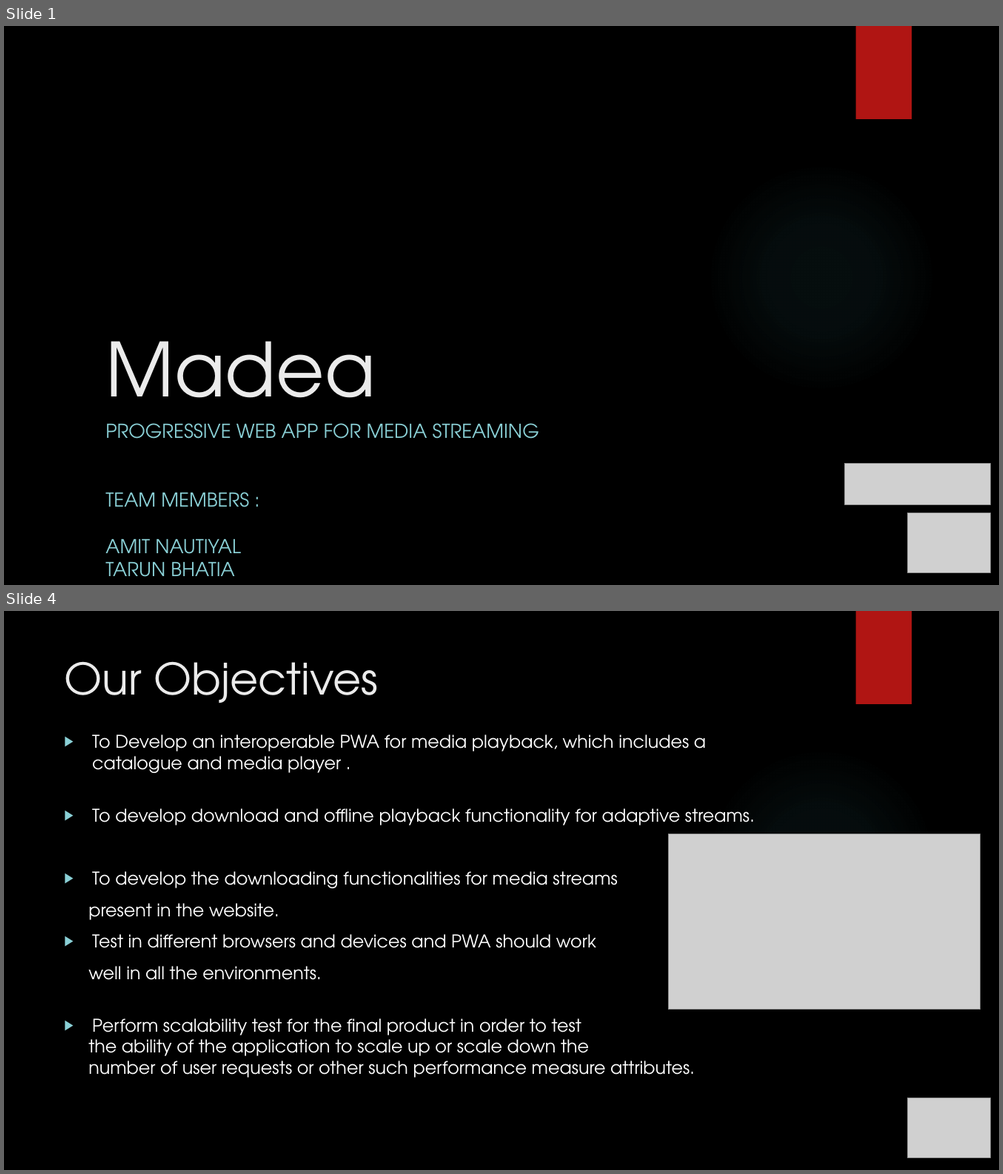
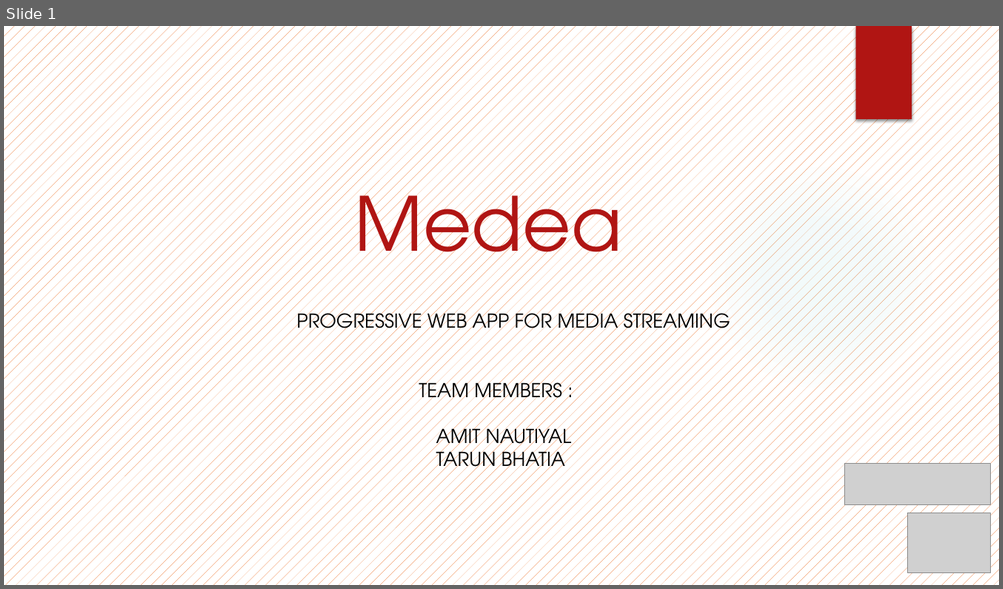
Before and after one commit to NautiyalAmit/Medea, a slide deck: MadeaPresentation_1.pptx. Shown one above the other, each under a label of ours: slides 1 and 4 before the commit, slide 1 after it; the slides between them are not shown. The pictures are 1003x1174 and 1003x589 pixels, drawn with LibreOffice and Linux fonts; fonts in the diff are those of the drawing; grey boxes stand for pictures; background and template pictures are left out. Boxes give left, top, right and bottom in pixels: in the first picture for what was removed or moved away, otherwise in the second. Text is boxed around its words. In the diff, an @@ line names an element or a change of style, - is before the commit and + after.

```diff
--- a/MadeaPresentation_1.pptx
+++ b/MadeaPresentation_1.pptx
@@ slide 4 removed at <box>4,611,999,1170</box>, background picture (left out); not listed: 2 template elements that a slide beside it also shows @@
@@ title removed at <box>64,661,378,703</box> @@
-Our Objectives
@@ text removed at <box>88,735,754,1078</box> @@
-▶ To Develop an interoperable PWA for media playback, which includes a catalogue and media player .
-▶ To develop download and offline playback functionality for adaptive streams.
-▶ To develop the downloading functionalities for media streams
-present in the website.
-▶ Test in different browsers and devices and PWA should work
-well in all the environments.
-▶ Perform scalability test for the final product in order to test
-the ability of the application to scale up or scale down the
-number of user requests or other such performance measure attributes.
@@ picture removed at <box>668,834,980,1009</box> @@
@@ picture removed at <box>908,1098,990,1159</box> @@
@@ slide 1 changed as well @@
@@ background picture (left out) to pattern #EA6312 on #FFFFFF @@
@@ title at <box>354,173,622,285</box>: text changed; text colour #EBEBEB to #B01513 @@
-Madea
+Medea
@@ subtitle "PROGRESSIVE WEB APP FOR MEDIA ...": place and size @@
-subtitle "PROGRESSIVE WEB APP FOR MEDIA ..." at <box>105,423,539,577</box>
+subtitle "PROGRESSIVE WEB APP FOR MEDIA ..." at <box>296,309,730,475</box>
@@ subtitle "PROGRESSIVE WEB APP FOR MEDIA ..." at <box>296,309,730,475</box>: text colour #8AD0D6 to #000000 @@
```
Also in this commit, not shown: 2 slides added, 10 other slides removed, 47 other files.
